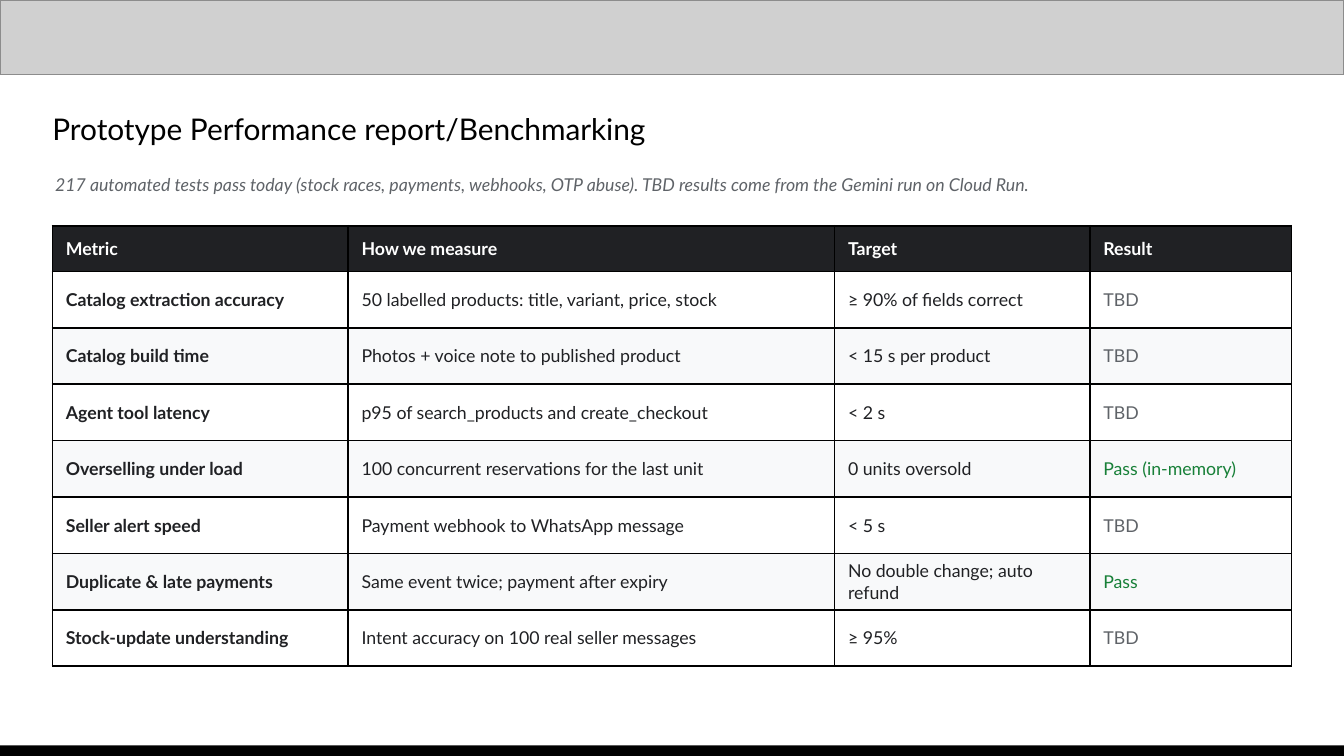
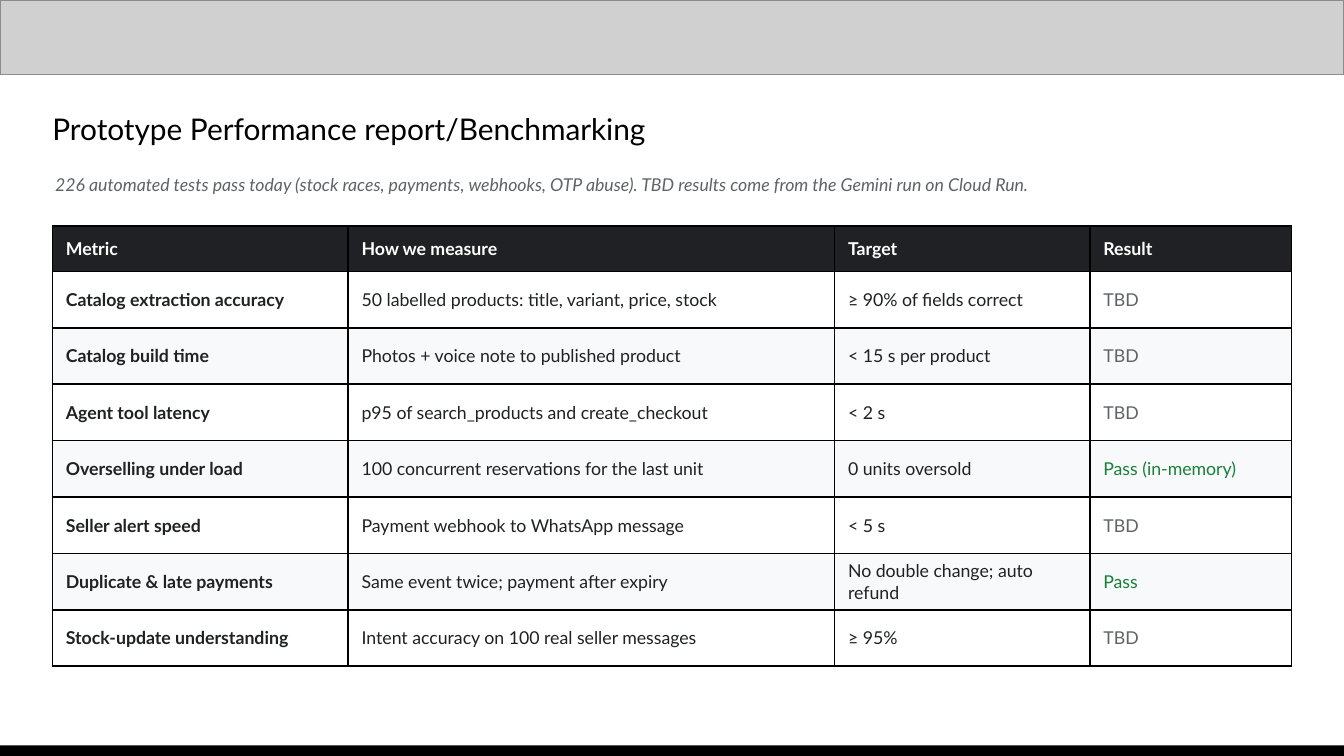
Before and after one commit to galihsatriawan/etalase, a slide deck: slide 11 of submission/Etalase_AI_Builder_Cup_Submission.pptx. Drawn at 1344x756 pixels with LibreOffice and Linux fonts; fonts in the diff are those of the drawing; grey boxes stand for pictures. Boxes give left, top, right and bottom in pixels: in the first picture for what was removed or moved away, otherwise in the second. Text is boxed around its words. In the diff, an @@ line names an element or a change of style, - is before the commit and + after.

```diff
--- a/submission/Etalase_AI_Builder_Cup_Submission.pptx
+++ b/submission/Etalase_AI_Builder_Cup_Submission.pptx
@@ text at (55,177,1028,194): text changed @@
-217 automated tests pass today (stock races, payments, webhooks, OTP abuse). TBD results come from the Gemini run on Cloud Run.
+226 automated tests pass today (stock races, payments, webhooks, OTP abuse). TBD results come from the Gemini run on Cloud Run.
```
Also in this commit, not shown: 21 other files.
